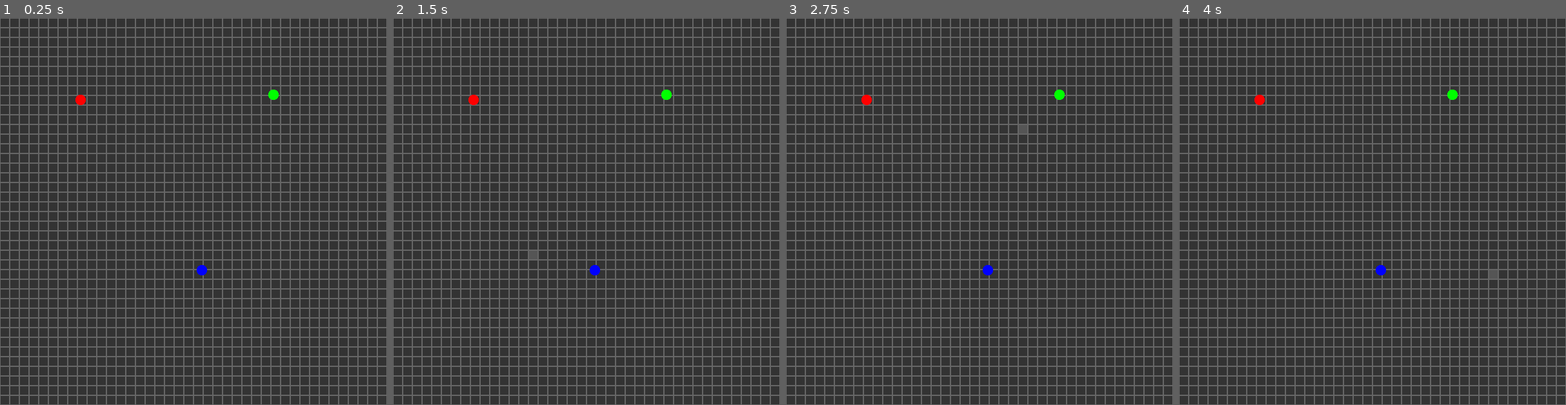
Above: before the commit, frames 1-4 (left to right).
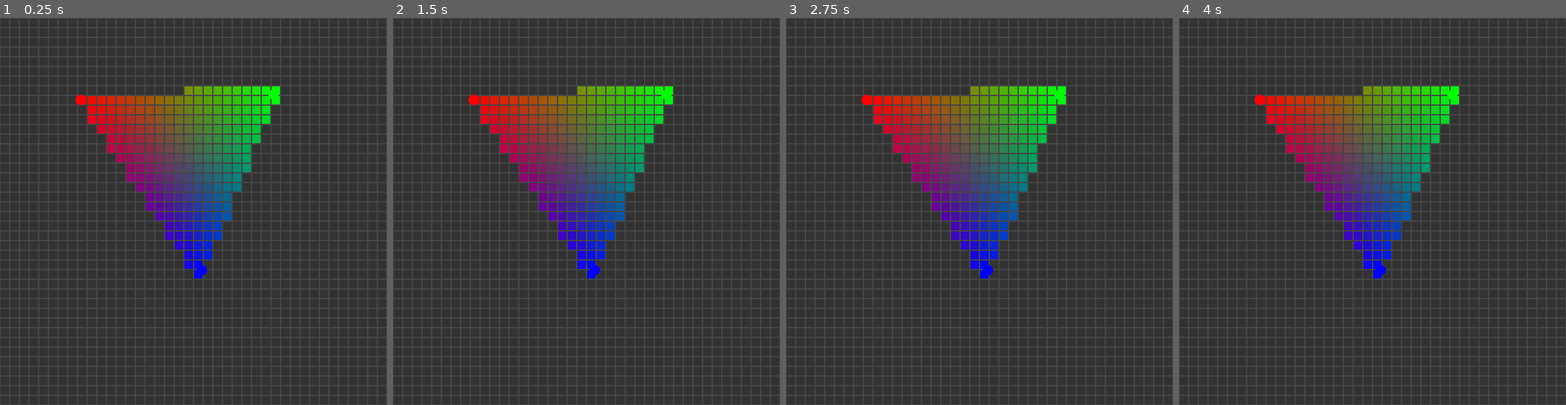
Above: after the commit, the same moments.

Repository: e-thab/raster
Game: Godot game, scene res://Main.tscn
Two runs of this game, one before a commit and one after it. Both use one fixed random seed, a clock stepped at 60 frames per second and the inputs below.
Inputs (mouse positions are in pixels of both pictures, inside the frame that each line leads up to):
- Up to frame 1 (0.25 s): no input
- Up to frame 2 (1.5 s): tap Enter at 0.5 s; move the mouse to (671, 192) at 0.52 s; click (671, 192) at 0.6 s; tap Space at 1.25 s; drag from (509, 230) to (567, 288) at 1.27 s
- Up to frame 3 (2.75 s): tap Enter at 2 s; move the mouse to (1018, 126) at 2.02 s; click (1018, 126) at 2.1 s
- Up to frame 4 (4 s): tap Space at 2.75 s; drag from (1353, 288) to (1256, 153) at 2.77 s; tap Enter at 3.5 s; move the mouse to (1488, 269) at 3.52 s; click (1488, 269) at 3.6 s

The runs differ from the first frame. In frame 1, 35% of the frame differs, in the area x 0-100%, y 0-100%; in frame 2, 35%; in frame 3, 35%; in frame 4, 35%.

Commit message:
initial functionality, raster algorithms

Diff:
--- a/Handle.tscn
+++ b/Handle.tscn
@@ -1,7 +1,7 @@
 [gd_scene load_steps=3 format=3 uid="uid://k5csohdhvgvm"]
 
-[ext_resource type="Texture2D" uid="uid://dcvbc72ox2yaj" path="res://assets/circle.png" id="1_jjnc5"]
 [ext_resource type="Script" path="res://handle.gd" id="1_jt5wl"]
+[ext_resource type="Texture2D" uid="uid://cm643p7vflger" path="res://assets/circle_20.png" id="2_fnn2t"]
 
 [node name="Handle" type="Control"]
 layout_mode = 3
@@ -20,7 +20,7 @@
 offset_bottom = 8.0
 mouse_filter = 0
 mouse_default_cursor_shape = 2
-texture = ExtResource("1_jjnc5")
+texture = ExtResource("2_fnn2t")
 expand_mode = 1
 
 [connection signal="gui_input" from="Sprite" to="." method="_on_sprite_gui_input"]
--- a/Main.tscn
+++ b/Main.tscn
@@ -1,8 +1,9 @@
-[gd_scene load_steps=4 format=3 uid="uid://b7fhgwcpnvom2"]
+[gd_scene load_steps=5 format=3 uid="uid://b7fhgwcpnvom2"]
 
 [ext_resource type="Script" path="res://main.gd" id="1_6450h"]
 [ext_resource type="PackedScene" uid="uid://c838a7fmy6wt" path="res://Pixel.tscn" id="2_5aqao"]
 [ext_resource type="PackedScene" uid="uid://k5csohdhvgvm" path="res://Handle.tscn" id="4_66vi3"]
+[ext_resource type="Texture2D" uid="uid://h6omxg1f4umi" path="res://assets/grid_1.png" id="4_mspvp"]
 
 [node name="Main" type="Control"]
 layout_mode = 3
@@ -17,7 +18,7 @@
 pixel = ExtResource("2_5aqao")
 grid_size = 40
 pixel_color = Color(0.2, 0.2, 0.2, 1)
-grid_color = Color(0.4, 0.4, 0.4, 1)
+grid_color = Color(0.273873, 0.273873, 0.273873, 1)
 
 [node name="Background" type="ColorRect" parent="."]
 custom_minimum_size = Vector2(600, 600)
@@ -65,6 +66,18 @@
 offset_bottom = 391.0
 color = Color(0, 0, 1, 1)
 
+[node name="TextureRect" type="TextureRect" parent="."]
+visible = false
+self_modulate = Color(1, 1, 1, 0.235294)
+layout_mode = 1
+anchors_preset = 15
+anchor_right = 1.0
+anchor_bottom = 1.0
+grow_horizontal = 2
+grow_vertical = 2
+mouse_filter = 2
+texture = ExtResource("4_mspvp")
+
 [connection signal="reposition" from="HandleA" to="." method="_on_handle_a_reposition"]
 [connection signal="reposition" from="HandleB" to="." method="_on_handle_b_reposition"]
 [connection signal="reposition" from="HandleC" to="." method="_on_handle_c_reposition"]
--- a/Pixel.tscn
+++ b/Pixel.tscn
@@ -39,6 +39,3 @@
 size_flags_vertical = 3
 mouse_filter = 1
 color = Color(0.4, 0.4, 0.4, 1)
-
-[connection signal="mouse_entered" from="." to="." method="_on_mouse_entered"]
-[connection signal="mouse_exited" from="." to="." method="_on_mouse_exited"]
--- a/handle.gd
+++ b/handle.gd
@@ -30,6 +30,8 @@
 	if Input.is_action_just_pressed("Click"):
 		offset = position - get_viewport().get_mouse_position()
 		dragging = true
+		set("mouse_default_cursor_shape", Control.CURSOR_DRAG)
 	elif Input.is_action_just_released("Click"):
 		dragging = false
+		set("mouse_default_cursor_shape", Control.CURSOR_POINTING_HAND)
 		drag_end.emit()
--- a/main.gd
+++ b/main.gd
@@ -13,10 +13,18 @@
 var pos_b: Vector2i = Vector2i.ZERO
 var pos_c: Vector2i = Vector2i.ZERO
 
+var col_a: Color = Color.RED
+var col_b: Color = Color.GREEN
+var col_c: Color = Color.BLUE
+
 
 # Called when the node enters the scene tree for the first time.
 func _ready():
 	get_tree().get_root().size_changed.connect(_on_window_resize)
+
+	pos_a = get_pixel($HandleA.position)
+	pos_b = get_pixel($HandleB.position)
+	pos_c = get_pixel($HandleC.position)
 
 	var grid = $GridContainer
 	grid.columns = grid_size
@@ -27,7 +35,6 @@
 		column.resize(grid_size)
 		column.fill(0)
 		img.append(column)
-		print(img[y])
 
 	for y in range(grid_size):
 		for x in range(grid_size):
@@ -40,6 +47,8 @@
 			img[x][y] = p
 			grid.add_child(p)
 
+	draw_triangle()
+
 
 # Called every frame. 'delta' is the elapsed time since the previous frame.
 func _process(delta):
@@ -49,6 +58,94 @@
 func get_pixel(pos):
 	# Get image 'Pixel' coordinates from actual screen pixel coordinates
 	return Vector2i(pos.x/pixel_size, pos.y/pixel_size)
+
+
+func clear():
+	for i in img:
+		for pixel in i:
+			pixel.fill(pixel_color)
+
+
+func draw_triangle():
+	clear()
+
+	midpoint_line(pos_a.x, pos_a.y, pos_b.x, pos_b.y, Color.WHITE)
+	midpoint_line(pos_b.x, pos_b.y, pos_c.x, pos_c.y, Color.WHITE)
+	midpoint_line(pos_c.x, pos_c.y, pos_a.x, pos_a.y, Color.WHITE)
+
+	scanline_interpolate([pos_a, pos_b, pos_c])
+
+
+func midpoint_line(x0, y0, x1, y1, color):
+	if x1 < x0:
+		# Swap (x0, x1) + (y0, y1)
+		var t = x0
+		x0 = x1
+		x1 = t
+		t = y0
+		y0 = y1
+		y1 = t
+
+	var f = func(x, y):
+		return y*(x1-x0) - x*(y1-y0) - x1*y0 + x0*y1
+
+	var slope = float(y1 - y0) / float(x1 - x0)
+
+	if 0 <= slope and slope < 1:
+		var y = y0
+		for x in range(x0, x1+1):
+			img[x][y].fill(color)
+			if f.call(x+1, y+0.5) < 0:
+				y += 1
+	elif -1 <= slope and slope < 0:
+		var y = y0
+		for x in range(x0, x1+1):
+			img[x][y].fill(color)
+			if f.call(x+1, y-0.5) > 0:
+				y -= 1
+	elif slope <= -1:
+		var x = x1
+		for y in range(y1, y0+1):
+			img[x][y].fill(color)
+			if f.call(x-0.5, y+1) > 0:
+				x -= 1
+	elif slope >= 1:
+		var x = x0
+		for y in range(y0, y1+1):
+			img[x][y].fill(color)
+			if f.call(x+0.5, y+1) > 0:
+				x += 1
+
+
+func scanline_interpolate(pts):
+	var area = func(A, B, C):
+		return abs(( A.x*(B.y - C.y) + B.x*(C.y - A.y) + C.x*(A.y - B.y) ) / 2)
+
+	var T = area.call(pts[0], pts[1], pts[2])
+
+	for y in range(0, grid_size):
+		var found = false
+		var x_start = -1
+		var x_end = -1
+		for x in range(0, grid_size):
+			if img[x][y].fill_color != pixel_color:
+				if not found:
+					found = true
+					x_start = x
+				x_end = x
+
+		if x_start > -1 and x_end > -1:
+			for x in range(x_start, x_end + 1):
+				var p = Vector2(x, y)
+				var a = area.call(p, pts[1], pts[2]) / T
+				var b = area.call(p, pts[2], pts[0]) / T
+				var c = area.call(p, pts[0], pts[1]) / T
+
+				img[x][y].fill(Color(
+					a * col_a.r + b * col_b.r + c * col_c.r,
+					a * col_a.g + b * col_b.g + c * col_c.g,
+					a * col_a.b + b * col_b.b + c * col_c.b
+				))
 
 
 func _on_window_resize():
@@ -61,7 +158,7 @@
 	if pos_a != pixel_pos:
 		pos_a = pixel_pos
 		print("A: (%s, %s)" % [pos_a.x, pos_a.y])
-		# Set handle A here
+		draw_triangle()
 
 
 func _on_handle_b_reposition(pos):
@@ -69,7 +166,7 @@
 	if pos_b != pixel_pos:
 		pos_b = pixel_pos
 		print("B: (%s, %s)" % [pos_b.x, pos_b.y])
-		# Set handle B here
+		draw_triangle()
 
 
 func _on_handle_c_reposition(pos):
@@ -77,4 +174,4 @@
 	if pos_c != pixel_pos:
 		pos_c = pixel_pos
 		print("C: (%s, %s)" % [pos_c.x, pos_c.y])
-		# Set handle C here
+		draw_triangle()
--- a/pixel.gd
+++ b/pixel.gd
@@ -18,11 +18,6 @@
 	pass
 
 
-func _on_mouse_entered():
-	$PixelFill.color = Color("#555555")
-	hovering.emit(self)
-	#print("(%s, %s): %s" % [x, y, size])
-
-
-func _on_mouse_exited():
-	$PixelFill.color = fill_color
+func fill(color):
+	fill_color = color
+	$PixelFill.color = color
Binary file added: assets/circle_20.png
Not shown, added: assets/circle_20.png.import
Binary file added: assets/grid_1.png
Not shown, added: assets/grid_1.png.import
Binary file added: assets/grid_single.png
Not shown, added: assets/grid_single.png.import
